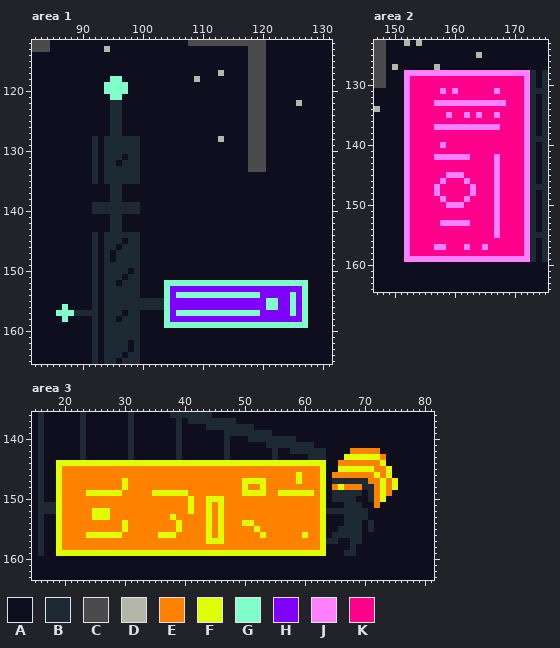
Pixel-art file: assets/moodboard/concept_art.aseprite. The first picture shows the starting point.
192x200 pixels, 1 frame. Colours within 5 levels of each other are drawn and written as one. Shown: area 1: x 82..131, y 112..165; area 2: x 147..175, y 123..164; area 3: x 15..81, y 136..163. The commit also changed other parts of the picture, which this record leaves out.
Palette (. is transparent): A #0e0e1e  B #1d2933  C #4b4b4b  D #b4b6aa  E #ff8100  F #dfff00  G #80ffca  H #8000ff  J #ff80ff  K #ff008a
The result:
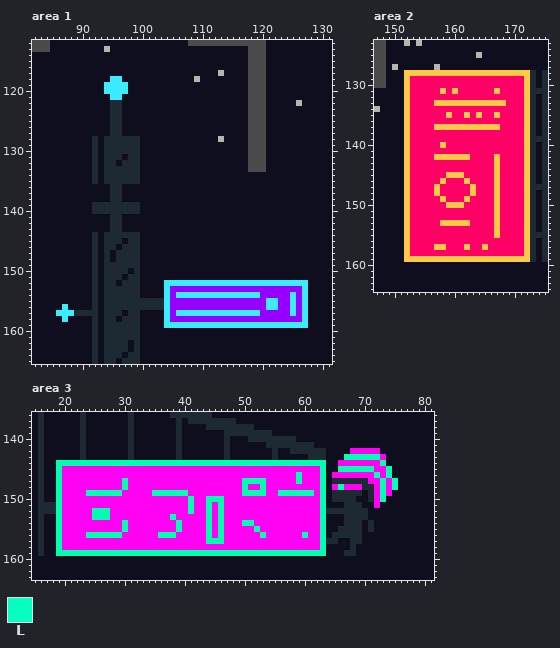
Colours new in this view: L #04ffc0
Edits made:
{"colour":"E","old":"#ff8100","new":"#ff00f2"}
{"colour":"F","old":"#dfff00","new":"#00ffae"}
{"colour":"G","old":"#80ffca","new":"#3bebff"}
{"colour":"H","old":"#8000ff","new":"#9500ff"}
{"colour":"J","old":"#ff80ff","new":"#ffc847"}
{"colour":"K","old":"#ff008a","new":"#ff0066"}
{"where": "area 3"}
{"y":147,"x":75,"old":"F","new":"L"}
{"y":148,"x":75,"old":"F","new":"L"}
{"label":"changed","picture_box":[104,76,128,100]}
{"label":"changed","picture_box":[164,280,308,328]}
{"label":"changed","picture_box":[56,304,74,322]}
{"label":"changed","picture_box":[404,70,530,262]}
{"label":"changed","picture_box":[56,448,398,556]}
